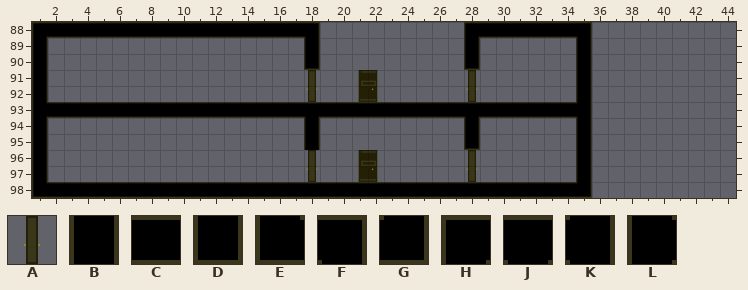
One commit to this Tiled map: assets/level0.tmx. This is how it looked before the edit.
Cells are 60x60 px. Shown: x 1..44, y 88..98.
Key: from "door": A 0; from "walls": B 0, C 0 turned 90, D 1, E 2, F 2 turned 180, G 2 turned 270, H 2 turned 90, J 3 turned 180, K 3 turned 270, L 3 turned 90.
_ is an empty cell.
Objects are placed by their top-left corner, in cells (3,4 is the top-left corner of cell 3,4); size is 1x1 cell unless given.
Layer "Floor" before, first column x 1:
88 HCCCCCCCCCCCCCCCCF_________HCCCCCCF_________
89 B________________B_________B______B_________
90 B________________D_________D______B_________
91 B_________________________________B_________
92 B_________________________________B_________
93 LCCCCCCCCCCCCCCCCJCCCCCCCCCJCCCCCCK_________
94 B________________B_________B______B_________
95 B________________B_________D______B_________
96 B_________________________________B_________
97 B_________________________________B_________
98 ECCCCCCCCCCCCCCCCCCCCCCCCCCCCCCCCCG_________
Objects on layer "Doors" before:
A at 17.5,91 size 2x2
A at 27.5,91 size 2x2
A at 17.5,96 size 2x2
A at 27.5,96 size 2x2
New version:
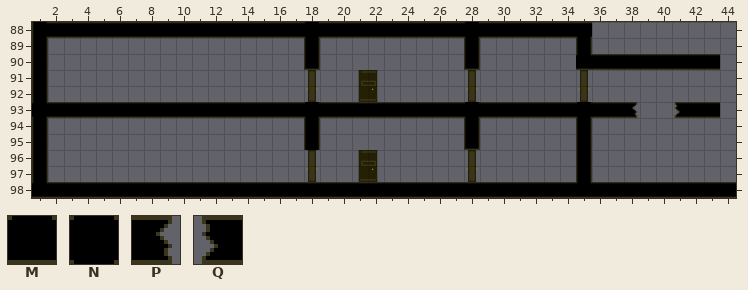
Further tiles: from "walls": M 3, N 4 turned 90, P 5 turned 270, Q 5 turned 90.
Edits made:
Layer "Floor":
y 88: x 1 H -> L; x 18..28 F_________H -> NCCCCCCCCCN; x 35 F -> J
y 90: x 35..43 B________ -> MCCCCCCCC
y 91..92: x 35 B -> _
y 93: x 1 L -> N; x 18 J -> N; x 28 J -> N; x 35..38 K___ -> NCCP; x 41..43 ___ -> QCC
y 98: x 1 E -> M; x 35..44 G_________ -> MCCCCCCCCC
Layer "Doors":
added: A at 34.5,91 size 2x2
